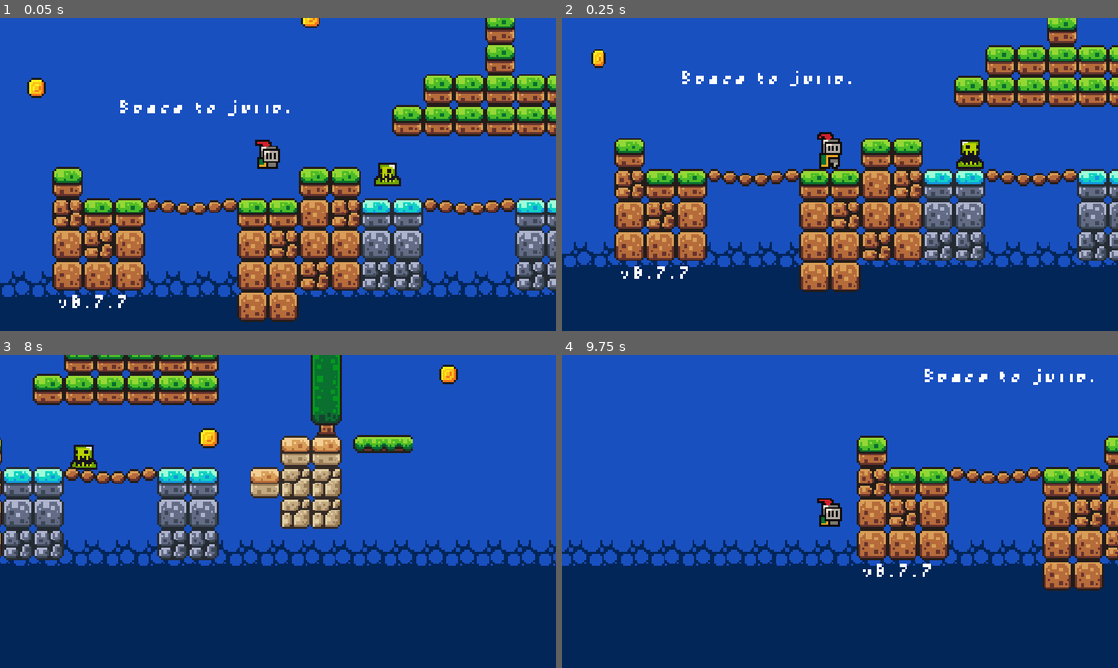
Above: before the commit, frames 1-4 (two rows, left to right).
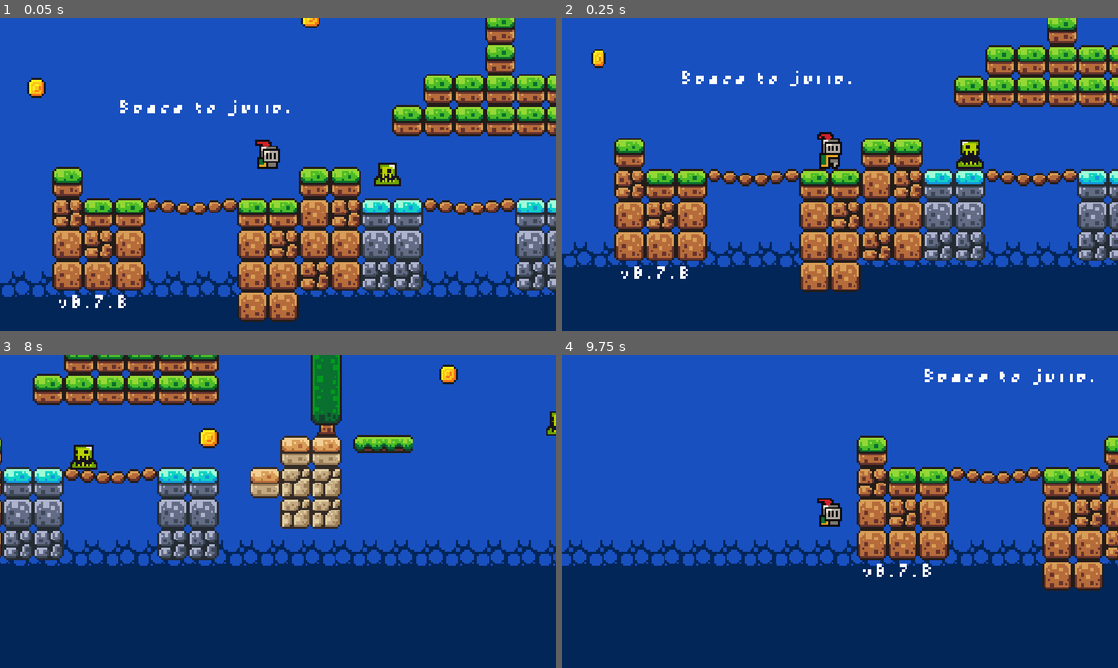
Above: after the commit, the same moments.

Repository: nahuel36/godot_workshop
Game: Godot game, scene res://scene/game.tscn
The game is run twice, just before and just after one commit, with the same random seed, the same clock (stepped at 60 frames per second) and the same inputs.
Inputs:
- Up to frame 1 (0.05 s): no input
- Up to frame 2 (0.25 s): no input
- Up to frame 3 (8 s): hold Right (move_right) 0.53-2.03 s; tap Space (jump) at 0.77, 1.52, 3.02, 3.77, 4.52, 6.02, 6.77, 7.52 s; hold Left (move_left) 2.03-4.28 s; hold Right (move_right) from 4.28 s (still down)
- Up to frame 4 (9.75 s): release Right (move_right) at 8.03 s; hold Left (move_left) 8.03-9.53 s; tap Space (jump) at 9.02 s; hold Right (move_right) from 9.53 s (still down)

The runs differ from the first frame. In frame 1, less than 0.1% of the frame differs, in the area x 21-23%, y 88-93%; in frame 2, less than 0.1%; in frame 3, 0.1%, in the area x 12-100%, y 18-37%; in frame 4, less than 0.1%.

Commit message:
*added an enemy

Diff:
--- a/scene/game.tscn
+++ b/scene/game.tscn
@@ -468,6 +468,14 @@
 libraries/ = SubResource("AnimationLibrary_p1ry8")
 autoplay = &"platform_move"
 
+[node name="Enemys" type="Node" parent="." unique_id=1197516894]
+
+[node name="Slime" parent="Enemys" unique_id=969224363 instance=ExtResource("6_xlg7c")]
+position = Vector2(63, 9)
+
+[node name="Slime2" parent="Enemys" unique_id=370439547 instance=ExtResource("6_xlg7c")]
+position = Vector2(364, -5)
+
 [node name="Coins" type="Node" parent="." unique_id=849756700]
 
 [node name="Coin" parent="Coins" unique_id=1753361655 instance=ExtResource("4_xwcet")]
@@ -496,9 +504,6 @@
 
 [node name="Coin4" parent="Coins" unique_id=233017668 instance=ExtResource("4_xwcet")]
 position = Vector2(22, -77)
-
-[node name="Slime" parent="." unique_id=969224363 instance=ExtResource("6_xlg7c")]
-position = Vector2(63, 9)
 
 [node name="Labels" type="Node" parent="." unique_id=811285895]
 
@@ -524,7 +529,7 @@
 offset_top = 66.0
 offset_right = 25.0
 offset_bottom = 119.0
-text = "v0.7.7"
+text = "v0.7.8"
 label_settings = SubResource("LabelSettings_xlg7c")
 
 [node name="CanvasLayer" type="CanvasLayer" parent="." unique_id=1345082049]
